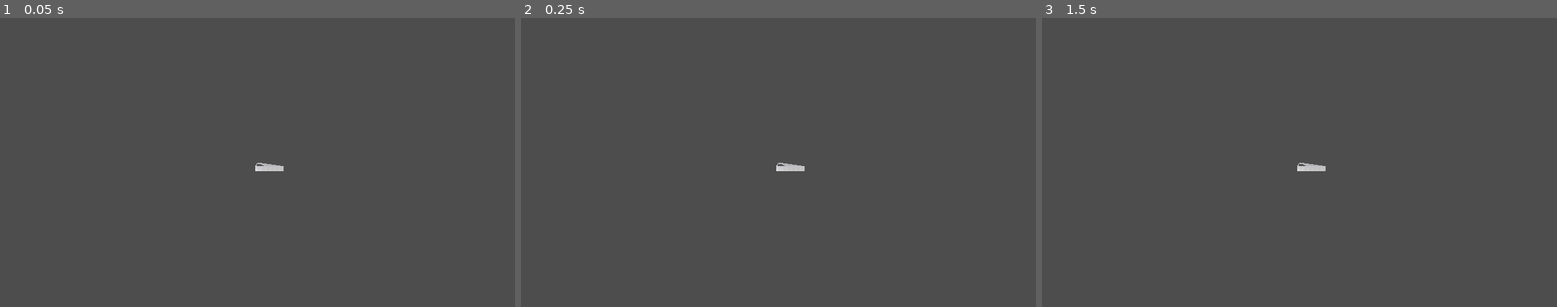
Above: before the commit, frames 1-3 (left to right).
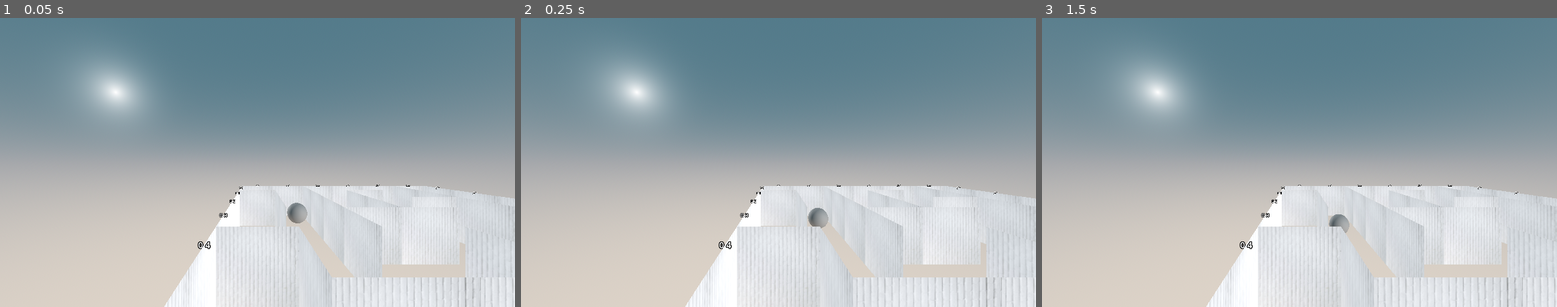
Above: after the commit, the same moments.

Repository: bthaus/vrtest
Game: Godot game, scene res://main_scene.tscn
Same seed, same stepped clock (60 frames per second), same inputs: the game is played once before the commit and once after it.
Inputs (mouse positions are in pixels of both pictures, inside the frame that each line leads up to):
- Up to frame 1 (0.05 s): no input
- Up to frame 2 (0.25 s): no input
- Up to frame 3 (1.5 s): move the mouse to (1325, 162) at 0.52 s; tap Enter at 1.25 s; move the mouse to (1273, 162) at 1.27 s

The runs differ from the first frame. In frame 1, 100% of the frame differs, in the area x 0-100%, y 0-100%; in frame 2, 100%; in frame 3, 100%.

Commit message:
add active rolling and orientation visuals

Diff:
--- /dev/null
+++ b/MeshInstance3D.gd
@@ -0,0 +1,16 @@
+extends MeshInstance3D
+
+@export var anti_rot:Node3D
+@export var origin:XROrigin3D
+@export var ball:Node3D
+# Called when the node enters the scene tree for the first time.
+func _ready():
+	pass # Replace with function body.
+
+
+# Called every frame. 'delta' is the elapsed time since the previous frame.
+func _process(delta):
+	visible=origin.current
+	#rotation=anti_rot.rotation*-1
+	rotation=ball.rotation+anti_rot.rotation
+	pass
--- a/main_scene.gd
+++ b/main_scene.gd
@@ -207,7 +207,10 @@
 			for dir in directions:
 				if not cell.edges.has(dir):
 					var pos=Vector2(i,n)*block_size+dir*block_size/2
-
+					var label=Label3D.new()
+					label.text=str(i)+" "+str(n)
+					label.global_position=Vector3(pos.x,1,pos.y)
+					maze_body.add_child(label)
 					var angle=90
 					if dir==Vector2.LEFT or dir == Vector2.RIGHT:
 						angle=0
@@ -223,17 +226,8 @@
 					place_wall(pos.x,pos.y,angle)
 	$wall.queue_free()
 	var children=maze_body.get_children()
-	#for i in range(maze_size):
-		#var pos=Vector2(i+block_size,0)*block_size*block_size/2
-		#var angle=90
-		#place_wall(pos.x,pos.y,angle)
-		#pos=Vector2(i+block_size,maze_size-1)*block_size*block_size/2
-		#place_wall(pos.x,pos.y,angle)
-		#pos=Vector2(0,i+block_size)*block_size*block_size/2
-		#angle=0
-		#place_wall(pos.x,pos.y,angle)
-		#pos=Vector2(maze_size-1,i+block_size)*block_size*block_size/2
-		#place_wall(pos.x,pos.y,angle)
+	$ball.global_position.x=block_size
+	$ball.global_position.z=block_size
 	var astar=get_astar()
 	var path=astar.get_point_path(maze[0][0].id,maze[maze_size-1][maze_size-1].id)
 
--- a/main_scene.tscn
+++ b/main_scene.tscn
@@ -1,18 +1,32 @@
-[gd_scene load_steps=18 format=3 uid="uid://rhy12n5i4ajl"]
+[gd_scene load_steps=25 format=3 uid="uid://rhy12n5i4ajl"]
 
 [ext_resource type="Script" path="res://main_scene.gd" id="1_j8ufs"]
 [ext_resource type="Script" path="res://player.gd" id="2_nwofu"]
 [ext_resource type="Script" path="res://camera_3d.gd" id="2_r4okr"]
 [ext_resource type="Texture2D" uid="uid://ddslxoaro1h63" path="res://White-brick-wall-texture-photo-patternpictures-5717-1500x996.jpg" id="3_8j5gp"]
+[ext_resource type="Script" path="res://MeshInstance3D.gd" id="3_fcra3"]
 [ext_resource type="Script" path="res://wall.gd" id="3_tkvhx"]
 [ext_resource type="Script" path="res://right.gd" id="4_5ns8n"]
 [ext_resource type="Script" path="res://xr_camera_3d.gd" id="4_houva"]
 [ext_resource type="Script" path="res://XRCamera3D.gd" id="5_2k57l"]
 
-[sub_resource type="CapsuleMesh" id="CapsuleMesh_oiqce"]
-
 [sub_resource type="PhysicsMaterial" id="PhysicsMaterial_t0hlp"]
 rough = true
+
+[sub_resource type="CylinderMesh" id="CylinderMesh_tnj61"]
+top_radius = 0.1
+bottom_radius = 0.1
+
+[sub_resource type="StandardMaterial3D" id="StandardMaterial3D_3esny"]
+no_depth_test = true
+
+[sub_resource type="CylinderMesh" id="CylinderMesh_3ummw"]
+top_radius = 0.1
+bottom_radius = 0.1
+
+[sub_resource type="CylinderMesh" id="CylinderMesh_tmnov"]
+top_radius = 0.1
+bottom_radius = 0.1
 
 [sub_resource type="SphereMesh" id="SphereMesh_vks1d"]
 
@@ -39,6 +53,20 @@
 emission = Color(0, 0.776022, 0.776022, 1)
 emission_energy_multiplier = 15.74
 
+[sub_resource type="ProceduralSkyMaterial" id="ProceduralSkyMaterial_5vjd1"]
+sky_top_color = Color(0.317467, 0.475055, 0.538041, 1)
+ground_bottom_color = Color(0.872469, 0.832553, 0.787152, 1)
+ground_curve = 0.139288
+
+[sub_resource type="Sky" id="Sky_hy7fs"]
+sky_material = SubResource("ProceduralSkyMaterial_5vjd1")
+radiance_size = 1
+
+[sub_resource type="Environment" id="Environment_huu7e"]
+background_mode = 2
+sky = SubResource("Sky_hy7fs")
+ambient_light_color = Color(0.402869, 0.486149, 0.588566, 1)
+
 [node name="Node3D" type="Node3D" node_paths=PackedStringArray("hand", "player", "ball_player", "ball")]
 script = ExtResource("1_j8ufs")
 hand = NodePath("spectator/spec_origin/right")
@@ -55,11 +83,6 @@
 offset_bottom = 384.0
 text = "Enter VR"
 
-[node name="MeshInstance3D" type="MeshInstance3D" parent="CanvasLayer"]
-transform = Transform3D(-0.98701, 0, 0.160656, 0, 1, 0, -0.160656, 0, -0.98701, 1.28416, 2.54602, 5.42395)
-mesh = SubResource("CapsuleMesh_oiqce")
-skeleton = NodePath("../../spectator")
-
 [node name="spectator" type="Node3D" parent="."]
 transform = Transform3D(1, 0, 0, 0, 1, 0, 0, 0, 1, 0, 2.54602, 11.5334)
 
@@ -68,7 +91,6 @@
 script = ExtResource("2_r4okr")
 
 [node name="XRCamera3D" type="XRCamera3D" parent="spectator/spec_origin"]
-fov = 179.0
 
 [node name="right" type="XRController3D" parent="spectator/spec_origin" node_paths=PackedStringArray("ball")]
 tracker = &"right_hand"
@@ -87,6 +109,58 @@
 
 [node name="XRCamera3D" type="XRCamera3D" parent="ball/ball_origin"]
 script = ExtResource("5_2k57l")
+
+[node name="Node3D2" type="Node3D" parent="ball/ball_origin/XRCamera3D"]
+transform = Transform3D(1, 0, 0, 0, 1, 0, 0, 0, 1, 1.34496, 0.593951, -6.30541)
+
+[node name="MeshInstance3D" type="MeshInstance3D" parent="ball/ball_origin/XRCamera3D/Node3D2" node_paths=PackedStringArray("anti_rot", "origin", "ball")]
+mesh = SubResource("CylinderMesh_tnj61")
+skeleton = NodePath("../../../../../ball/ball_origin/XRCamera3D")
+surface_material_override/0 = SubResource("StandardMaterial3D_3esny")
+script = ExtResource("3_fcra3")
+anti_rot = NodePath("../..")
+origin = NodePath("../../..")
+ball = NodePath("../../../..")
+
+[node name="MeshInstance3D2" type="MeshInstance3D" parent="ball/ball_origin/XRCamera3D/Node3D2/MeshInstance3D"]
+transform = Transform3D(-4.37114e-08, -1, 0, 1, -4.37114e-08, 0, 0, 0, 1, 0, 0, 0)
+mesh = SubResource("CylinderMesh_3ummw")
+skeleton = NodePath("../../../../../../ball/ball_origin/XRCamera3D")
+surface_material_override/0 = SubResource("StandardMaterial3D_3esny")
+
+[node name="MeshInstance3D3" type="MeshInstance3D" parent="ball/ball_origin/XRCamera3D/Node3D2/MeshInstance3D"]
+transform = Transform3D(1, 0, 0, 0, -4.37114e-08, -1, 0, 1, -4.37114e-08, 0, 0, 0)
+mesh = SubResource("CylinderMesh_tmnov")
+skeleton = NodePath("../../../../../../ball/ball_origin/XRCamera3D")
+surface_material_override/0 = SubResource("StandardMaterial3D_3esny")
+
+[node name="Label3D" type="Label3D" parent="ball/ball_origin/XRCamera3D/Node3D2/MeshInstance3D"]
+transform = Transform3D(1, 0, 0, 0, 1, 0, 0, 0, 1, 0, 0.852148, 0)
+billboard = 1
+no_depth_test = true
+text = "UP"
+font_size = 52
+
+[node name="Label3D2" type="Label3D" parent="ball/ball_origin/XRCamera3D/Node3D2/MeshInstance3D"]
+transform = Transform3D(1, 0, 0, 0, 1, 0, 0, 0, 1, 0, -0.833527, 0)
+billboard = 1
+no_depth_test = true
+text = "DOWN"
+font_size = 62
+
+[node name="Label3D3" type="Label3D" parent="ball/ball_origin/XRCamera3D/Node3D2/MeshInstance3D"]
+transform = Transform3D(1, 0, 0, 0, 1, 0, 0, 0, 1, 0, 0.0850315, -0.824569)
+billboard = 1
+no_depth_test = true
+text = "LEFT"
+font_size = 62
+
+[node name="Label3D4" type="Label3D" parent="ball/ball_origin/XRCamera3D/Node3D2/MeshInstance3D"]
+transform = Transform3D(1, 0, 0, 0, 1, 0, 0, 0, 1, 0, 0.0850315, 0.972157)
+billboard = 1
+no_depth_test = true
+text = "RIGHT"
+font_size = 62
 
 [node name="MeshInstance3D2" type="MeshInstance3D" parent="ball"]
 mesh = SubResource("SphereMesh_vks1d")
@@ -142,5 +216,8 @@
 
 [node name="Node3D" type="Node3D" parent="."]
 
+[node name="WorldEnvironment" type="WorldEnvironment" parent="."]
+environment = SubResource("Environment_huu7e")
+
 [connection signal="button_pressed" from="spectator/spec_origin/right" to="." method="_on_right_button_pressed"]
 [connection signal="button_released" from="spectator/spec_origin/right" to="." method="_on_right_button_released"]
--- a/right.gd
+++ b/right.gd
@@ -11,9 +11,8 @@
 	if target:
 		var a=Quaternion(transform.basis)
 		var b=Quaternion(target.transform.basis)
-		if not get_parent().current:
-			return
-			var d=Quaternion(ball.transform.basis)
-			a-=d
+		#if not get_parent().current:
+			#var d=Quaternion(ball.transform.basis)
+			#a-=d
 		var c= b.slerp(a,1*delta)
 		target.next_rot=Basis(c)
